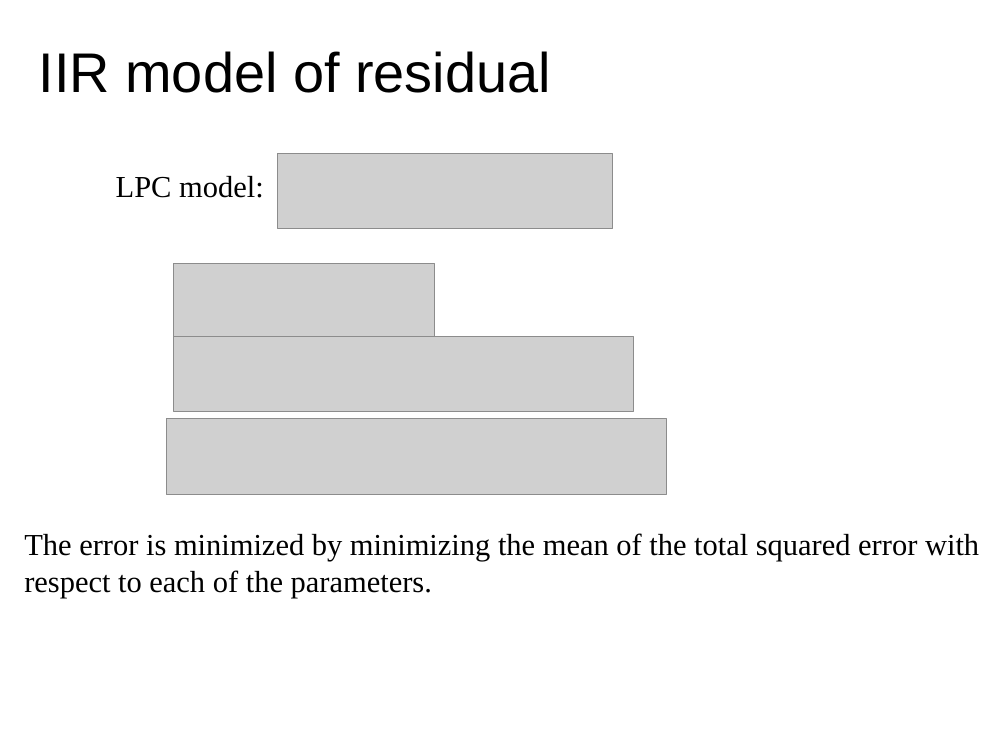
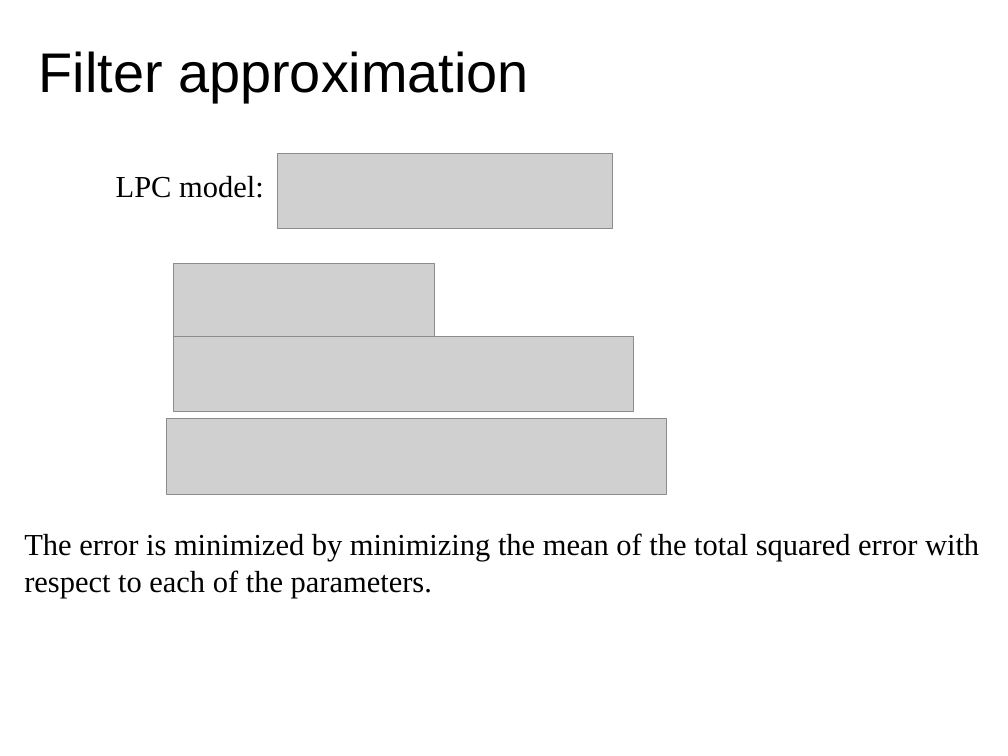
Before and after one commit to MTG/sms-tools, a slide deck: slide 12 of teaching-material/lectures/lect7-Sinusoidal-plus-Residual-model/7-Sinusoidal-plus-Residual-model.odp (slide 15 before the commit). Drawn at 1008x756 pixels with LibreOffice and Linux fonts; fonts in the diff are those of the drawing; grey boxes stand for pictures. Boxes give left, top, right and bottom in pixels: in the first picture for what was removed or moved away, otherwise in the second. Text is boxed around its words. In the diff, an @@ line names an element or a change of style, - is before the commit and + after.

```diff
--- a/teaching-material/lectures/lect7-Sinusoidal-plus-Residual-model/7-Sinusoidal-plus-Residual-model.odp
+++ b/teaching-material/lectures/lect7-Sinusoidal-plus-Residual-model/7-Sinusoidal-plus-Residual-model.odp
@@ title at (x1=39, y1=51, x2=529, y2=102): text changed @@
-IIR model of residual
+Filter approximation
```
Also in this commit, not shown: 8 other slides changed, 1 slide added, 1 slide removed, 17 other files.
